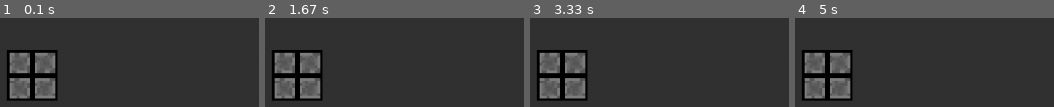
Above: before the commit, frames 1-4 (left to right).
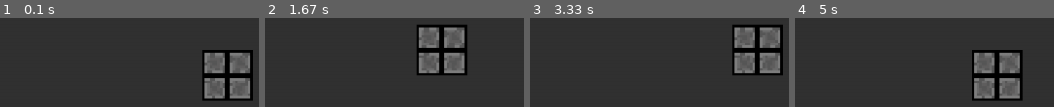
Above: after the commit, the same moments.

Repository: aninstan/pygame
Game: pygame game, started from game.py
The game is run twice, just before and just after one commit, with the same random seed, the same clock (stepped at 60 frames per second) and the same inputs.
Inputs:
- Up to frame 1 (0.1 s): no input
- Up to frame 2 (1.67 s): hold Right 0.33-0.8 s; hold Up 0.83-1.13 s; hold Right 1.17-1.63 s
- Up to frame 3 (3.33 s): hold Left 1.67-2.2 s; hold Down 2.23-2.53 s; hold Left 2.57-2.97 s; hold Up from 3 s (still down)
- Up to frame 4 (5 s): release Up at 3.37 s; hold Right 3.4-4.03 s; hold Down 4.07-4.43 s; hold Left 4.47-4.93 s; hold Right from 4.97 s (still down)

The runs differ from the first frame. In frame 1, 21% of the frame differs, in the area x 2-98%, y 35-94%; in frame 2, 21%; in frame 3, 21%; in frame 4, 21%.

Commit message:
added world class

Diff:
--- a/game.py
+++ b/game.py
@@ -1,17 +1,20 @@
 import pygame
 import sys
-from screen import create_screen_and_canvas
+from vec2 import Vec2
 from game_classes import GameObject
+from assets_loader import tile_img
+from world import World
+
 
 pygame.init()
 clock = pygame.time.Clock()
 FPS = 60
 
-screen, canvas = create_screen_and_canvas()
+world = World(200, 200)
 
-tile = pygame.image.load("assets/testtile20px.png")
+tile = GameObject(Vec2(0, 0), tile_img)
 
-test = GameObject(100, 100, tile)
+world.objects.append(tile)
 
 # Main game loop
 while True:
@@ -22,12 +25,24 @@
             sys.exit()
         elif event.type == pygame.KEYDOWN:
             match event.key:
+
                 case pygame.K_ESCAPE:
                     sys.exit()
 
-    canvas.fill((50, 50, 50))
-    test.draw(canvas)
+                case pygame.K_LEFT:
+                    world.offset.x -= 10
 
-    screen.blit(pygame.transform.scale(canvas, screen.get_rect().size), (0, 0))
+                case pygame.K_RIGHT:
+                    world.offset.x += 10
+
+                case pygame.K_DOWN:
+                    world.offset.y -= 10
+
+                case pygame.K_UP:
+                    world.offset.y += 10
+
+
+    world.draw()
+
     pygame.display.flip()
     clock.tick(FPS)
--- a/game_classes.py
+++ b/game_classes.py
@@ -1,9 +1,13 @@
 class GameObject:
-    def __init__(self, x, y, img):
-        self.x = x
-        self.y = y
+    def __init__(self, pos, img):
+        self.pos = pos
         self.img = img
 
 
-    def draw(self, screen):
-        screen.blit(self.img, (self.x, self.y))
+    def draw(self, screen, offset):
+        screen.blit(self.img, (self.pos.x - offset.x, self.pos.y - offset.y))
+
+
+class Character(GameObject):
+    def __init__(self, pos, img):
+        super().__init__(pos, img)
--- /dev/null
+++ b/vec2.py
@@ -0,0 +1,8 @@
+class Vec2:
+    def __init__(self, x, y):
+        self.x = x
+        self.y = y
+
+
+    def __add__(self, v):
+        return Vec2(self.x + v.x, self.y + v.y)
--- /dev/null
+++ b/world.py
@@ -0,0 +1,25 @@
+import pygame
+from screen import create_screen_and_canvas
+from vec2 import Vec2
+
+
+class World:
+    def __init__(self, width, height):
+        self.width = width
+        self.height = height
+        self.screen, self.canvas = create_screen_and_canvas()
+        self.objects = []
+        self.offset = Vec2(-self.canvas.get_rect().width/2, -self.canvas.get_rect().height/2)
+
+
+    def draw(self):
+
+        # Fill background
+        self.canvas.fill((50, 50, 50))
+
+        # Draw all game objects
+        for object in self.objects:
+            object.draw(self.canvas, self.offset)
+
+        # Draw resized image on screen
+        self.screen.blit(pygame.transform.scale(self.canvas, self.screen.get_rect().size), (0, 0))
